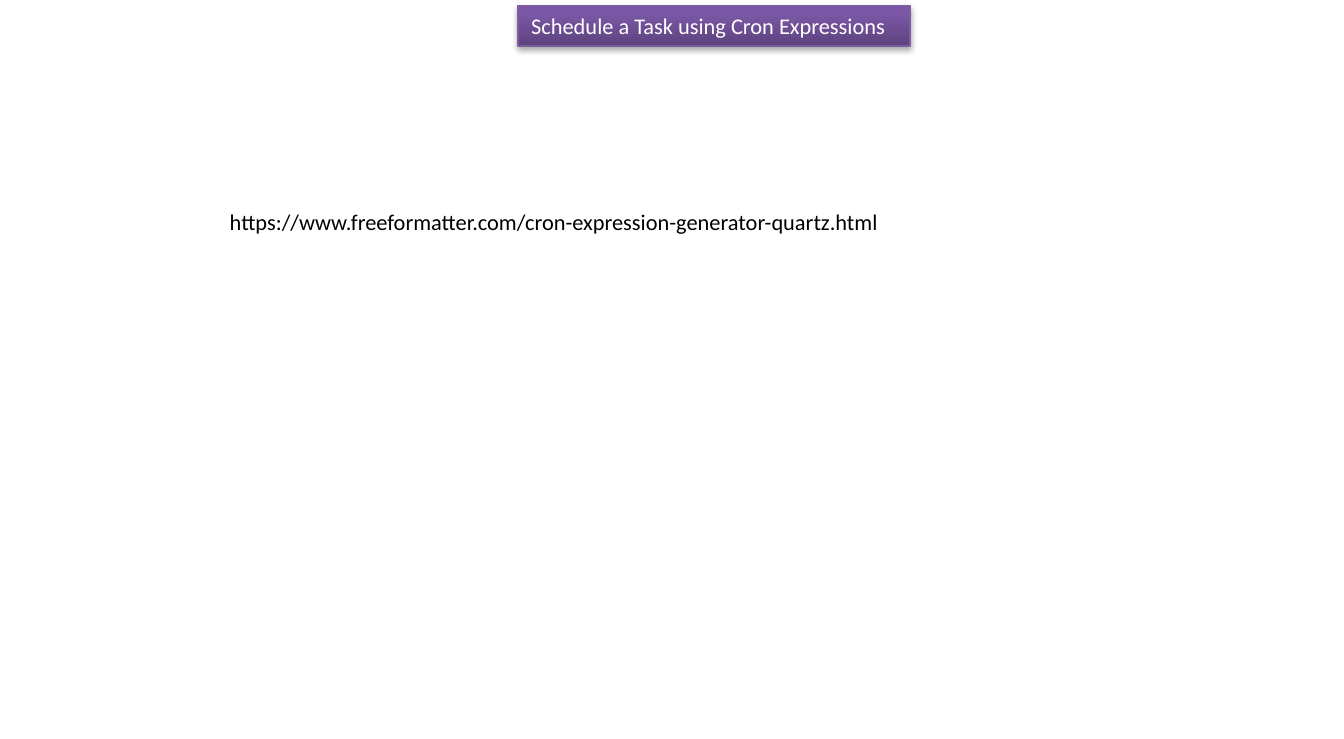
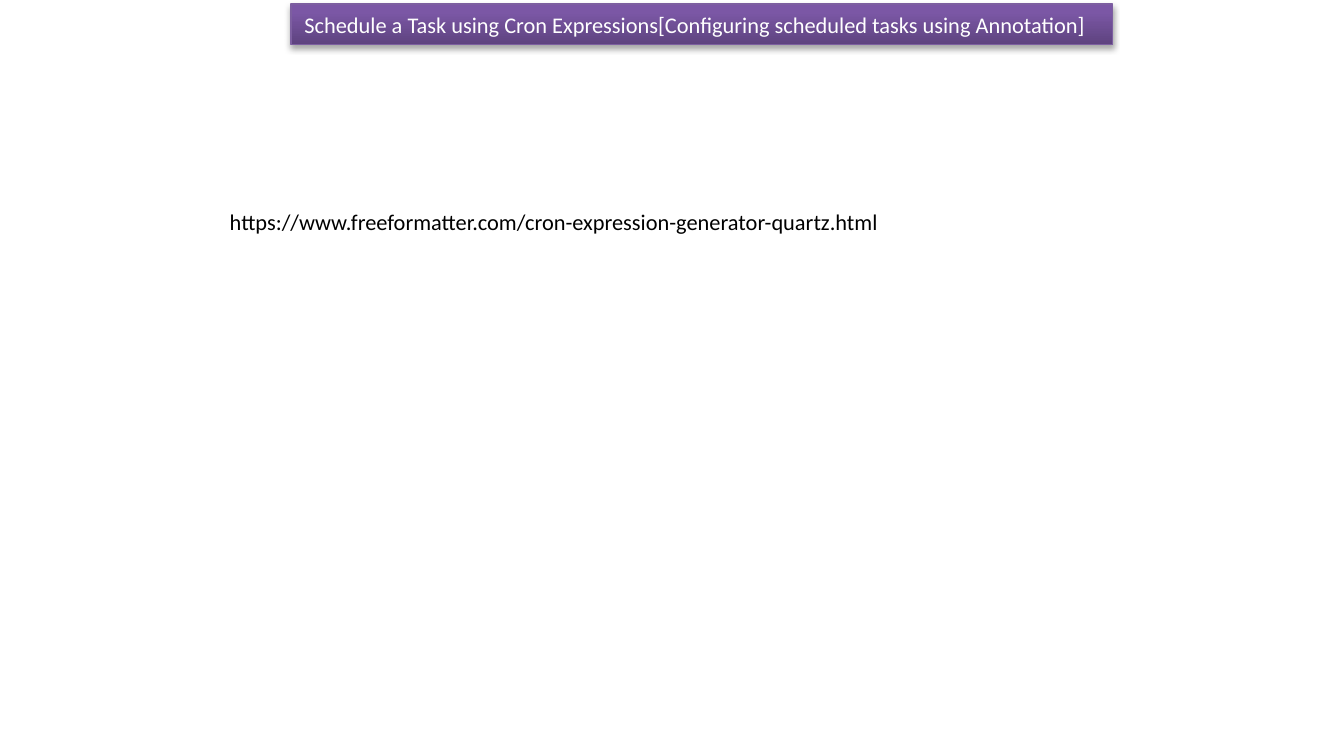
Before and after one commit to ramram43210/javaee, a slide deck: slide 5 of Later/Spring/13_Scheduler/4/Schedule a Task using Cron Expressions.pptx. Drawn at 1344x739 pixels with LibreOffice and Linux fonts; fonts in the diff are those of the drawing. Boxes give left, top, right and bottom in pixels: in the first picture for what was removed or moved away, otherwise in the second. Text is boxed around its words. In the diff, an @@ line names an element or a change of style, - is before the commit and + after.

```diff
--- a/Later/Spring/13_Scheduler/4/Schedule a Task using Cron Expressions.pptx
+++ b/Later/Spring/13_Scheduler/4/Schedule a Task using Cron Expressions.pptx
@@ rectangle "Schedule a Task using Cron ...": place and size @@
-rectangle "Schedule a Task using Cron ..." at bbox=[517, 5, 910, 46]
+rectangle "Schedule a Task using Cron ..." at bbox=[292, 4, 1113, 44]
@@ text in rectangle at bbox=[304, 17, 1085, 37]: text changed @@
-Schedule a Task using Cron Expressions
+Schedule a Task using Cron Expressions[Configuring scheduled tasks using Annotation]
```
Also in this commit, not shown: 4 other slides changed, 37 other files.
